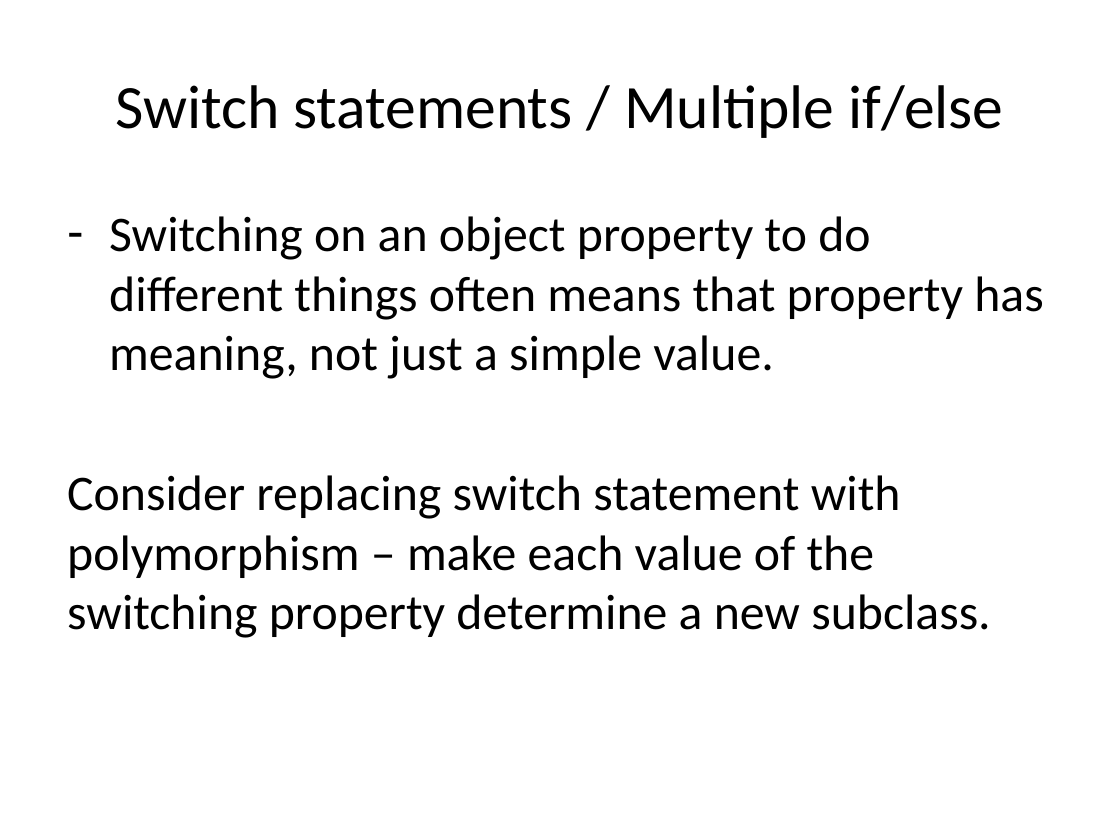
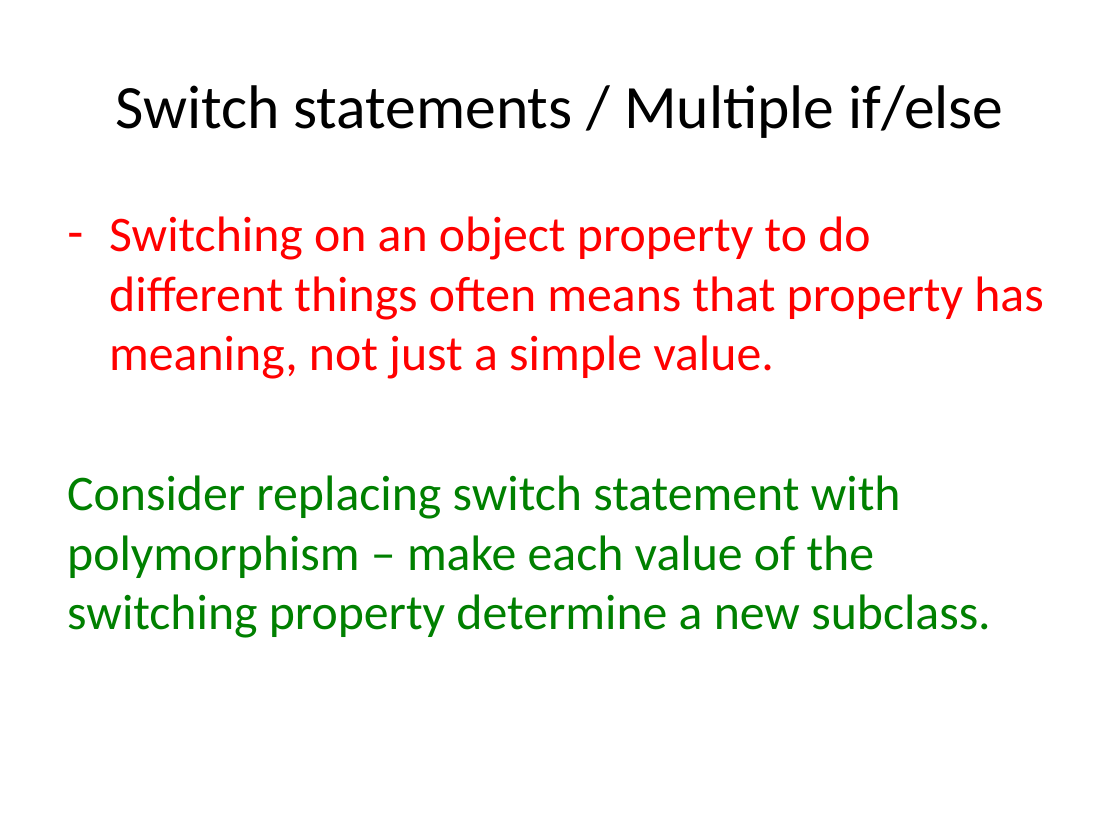
Before and after one commit to nerdschoolbergen/code-smells, a slide deck: slide 13 of code_smells.pptx. Drawn at 1120x840 pixels with LibreOffice and Linux fonts; fonts in the diff are those of the drawing. Boxes give left, top, right and bottom in pixels: in the first picture for what was removed or moved away, otherwise in the second. Text is boxed around its words. In the diff, an @@ line names an element or a change of style, - is before the commit and + after.

```diff
--- a/code_smells.pptx
+++ b/code_smells.pptx
@@ text "Switching on an object property ..." at bbox=[67, 216, 1043, 638]: text colour #000000 to #FF0000 in "Switching on an object property to do ..."; text colour #000000 to #008000 in "Consider replacing switch statement with polymorphism – ..." @@
```
Also in this commit, not shown: 10 other slides changed, 2 slides added, 1 slide removed, 1 other file.
